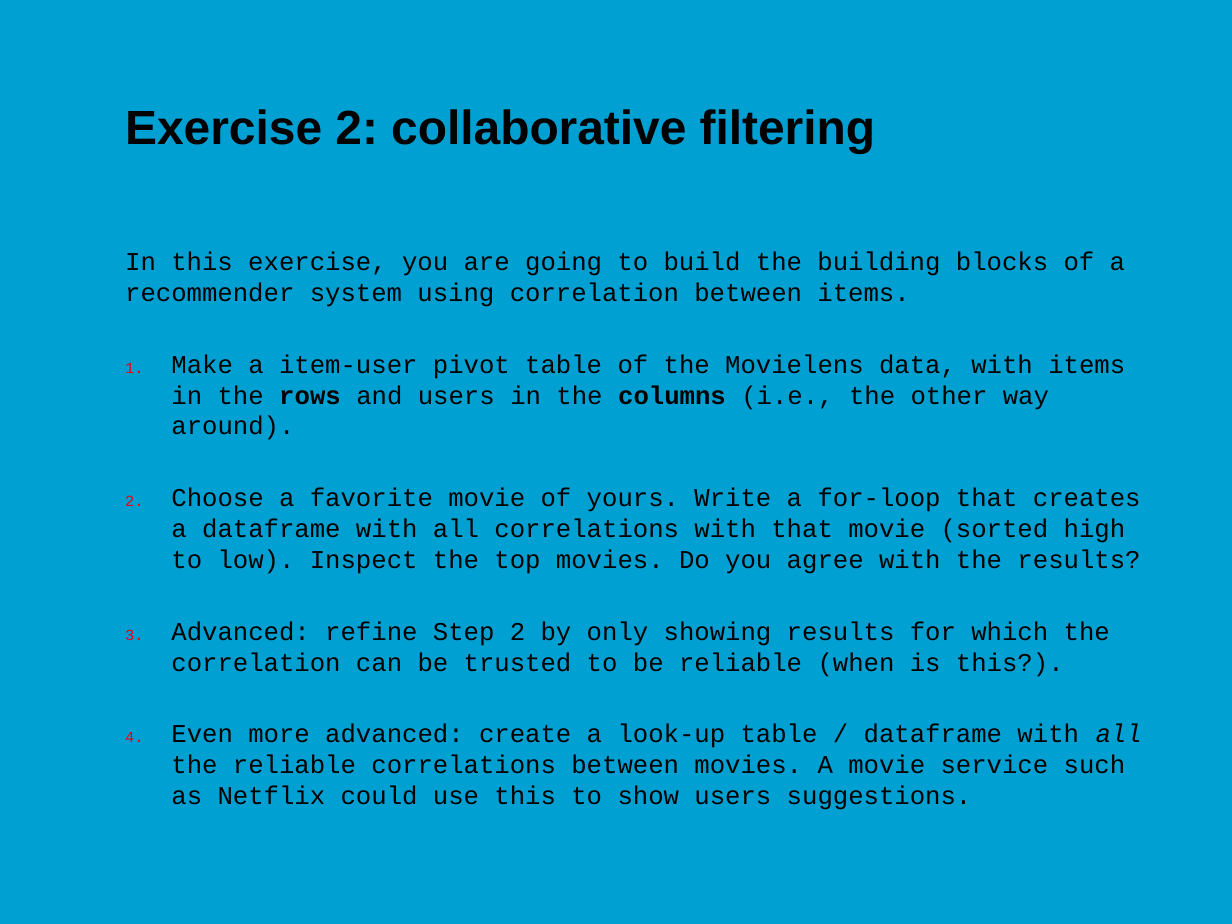
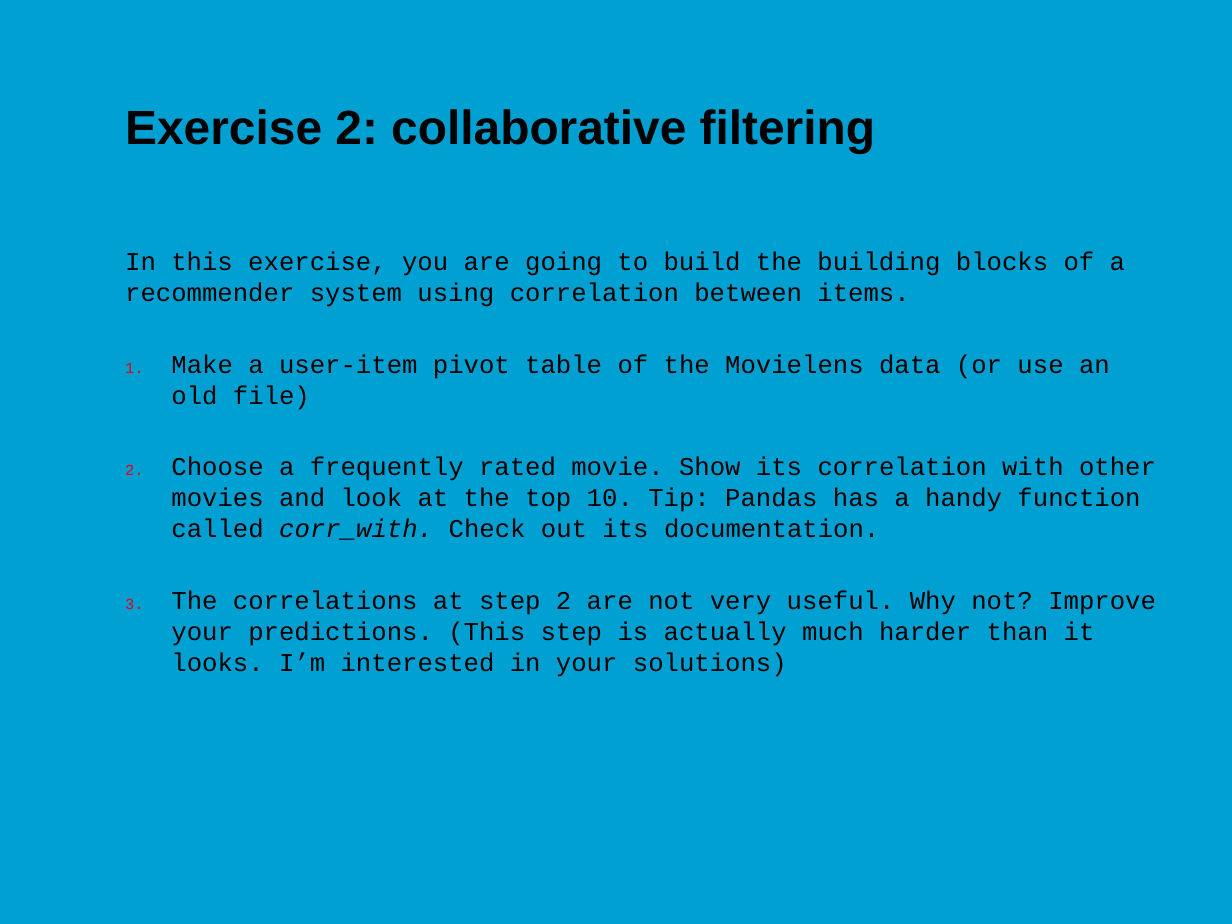
Before and after one commit to jonasmoons/data-driven-learning, a slide deck: slide 11 of slides/ddl-w7l2.pptx (slide 16 before the commit). Drawn at 1232x924 pixels with LibreOffice and Linux fonts; fonts in the diff are those of the drawing; background and template pictures are left out. Boxes give left, top, right and bottom in pixels: in the first picture for what was removed or moved away, otherwise in the second. Text is boxed around its words. In the diff, an @@ line names an element or a change of style, - is before the commit and + after.

```diff
--- a/slides/ddl-w7l2.pptx
+++ b/slides/ddl-w7l2.pptx
@@ text at (171, 354, 1156, 677): text changed @@
-1. Make a item-user pivot table of the Movielens data, with items in the rows and users in the columns (i.e., the other way around).
-2. Choose a favorite movie of yours. Write a for-loop that creates a dataframe with all correlations with that movie (sorted high to low). Inspect the top movies. Do you agree with the results?
-3. Advanced: refine Step 2 by only showing results for which the correlation can be trusted to be reliable (when is this?).
-4. Even more advanced: create a look-up table / dataframe with all the reliable correlations between movies. A movie service such as Netflix could use this to show users suggestions.
+1. Make a user-item pivot table of the Movielens data (or use an old file)
+2. Choose a frequently rated movie. Show its correlation with other movies and look at the top 10. Tip: Pandas has a handy function called corr_with. Check out its documentation.
+3. The correlations at step 2 are not very useful. Why not? Improve your predictions. (This step is actually much harder than it looks. I’m interested in your solutions)
```
Also in this commit, not shown: 2 other slides changed, 1 slide added, 6 slides removed, 1 other file.
